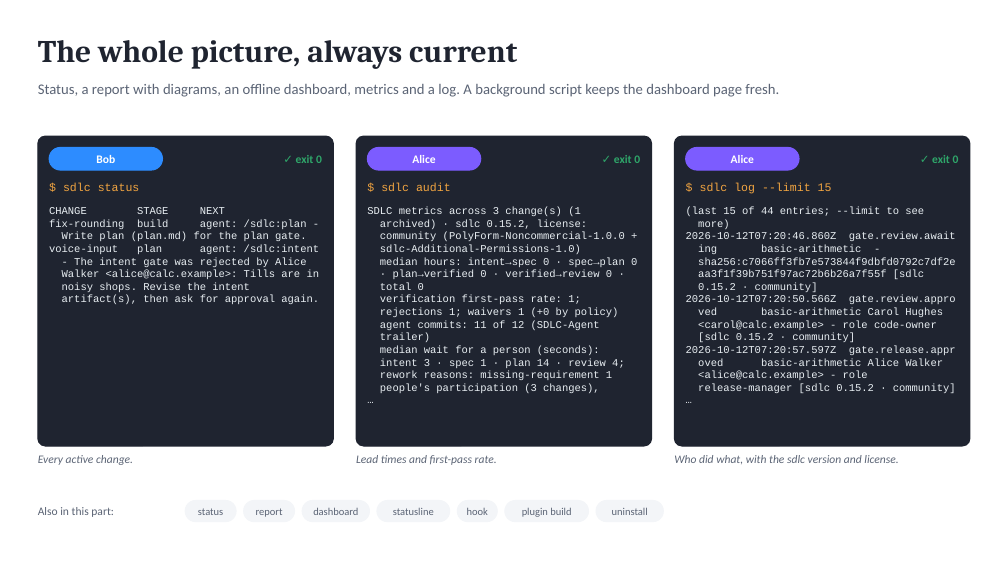
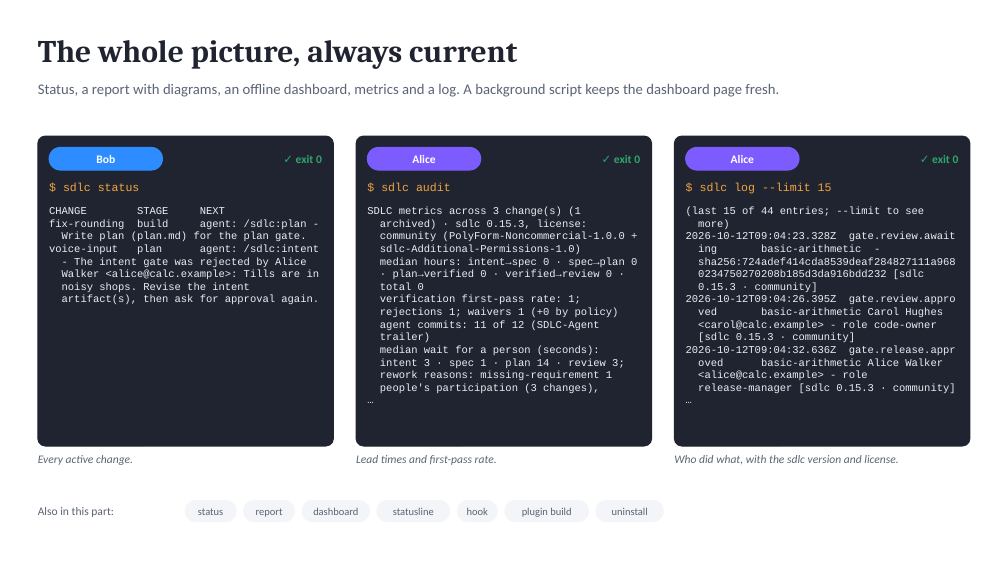
Before and after one commit to marin-ai-tech/sdlc, a slide deck: slide 18 of docs/demo/sdlc-calculator-demo.en.pptx. Drawn at 1008x567 pixels with LibreOffice and Linux fonts; fonts in the diff are those of the drawing. Boxes give left, top, right and bottom in pixels: in the first picture for what was removed or moved away, otherwise in the second. Text is boxed around its words. In the diff, an @@ line names an element or a change of style, - is before the commit and + after.

Commit message:
fix: the Next: line and the status line are as fresh as sdlc next (0.15.3)
- After a later code change and a new sdlc verify, the Next: line said
  "archive" while a code owner had to re-approve the review, and the
  status line said "Done" while the code was unverified. The Next: line,
  the status line, sdlc instructions and the waits recorded by sdlc events
  evaluated the change without the worktree fingerprint and trusted the
  recorded verification and approvals. They now check it, as sdlc next
  and sdlc status do; the status line takes about 0.3 s longer.
- The gate.<g>.awaiting event is now recorded for a review approval that
  went stale after a code change.

SDLC-Agent: claude-code

```diff
--- a/docs/demo/sdlc-calculator-demo.en.pptx
+++ b/docs/demo/sdlc-calculator-demo.en.pptx
@@ text at [686,232,956,241]: text changed @@
-2026-10-12T07:20:46.860Z gate.review.await
+2026-10-12T09:04:23.328Z gate.review.await
@@ text at [686,257,956,304]: text changed @@
-sha256:c7066ff3fb7e573844f9dbfd0792c7df2e
-aa3f1f39b751f97ac72b6b26a7f55f [sdlc
-0.15.2 · community]
-2026-10-12T07:20:50.566Z gate.review.appro
+sha256:724adef414cda8539deaf284827111a968
+0234750270208b185d3da916bdd232 [sdlc
+0.15.3 · community]
+2026-10-12T09:04:26.395Z gate.review.appro
@@ text at [380,358,625,368]: text changed @@
-intent 3 · spec 1 · plan 14 · review 4;
+intent 3 · spec 1 · plan 14 · review 3;
@@ text at [686,333,956,355]: text changed @@
-[sdlc 0.15.2 · community]
-2026-10-12T07:20:57.597Z gate.release.appr
+[sdlc 0.15.3 · community]
+2026-10-12T09:04:32.636Z gate.release.appr
```
Also in this commit, not shown: 5 other slides changed, 35 other files.
